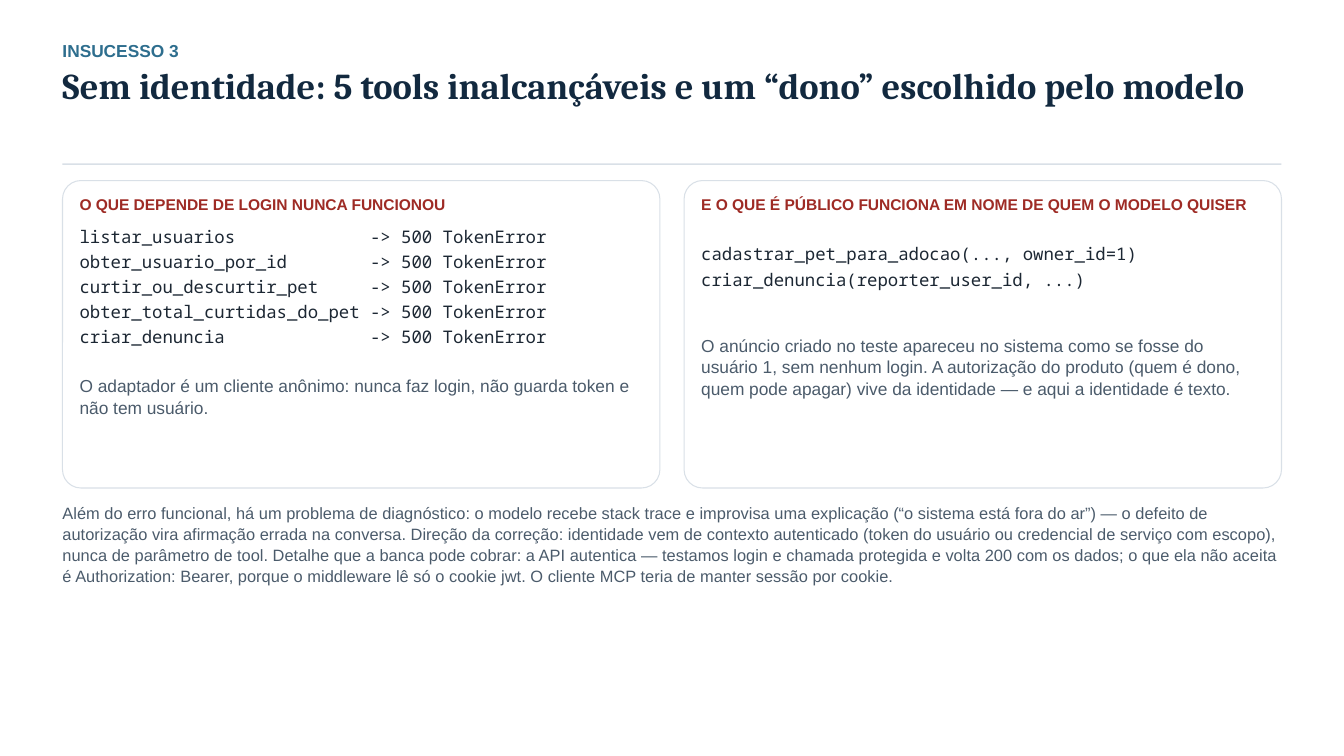
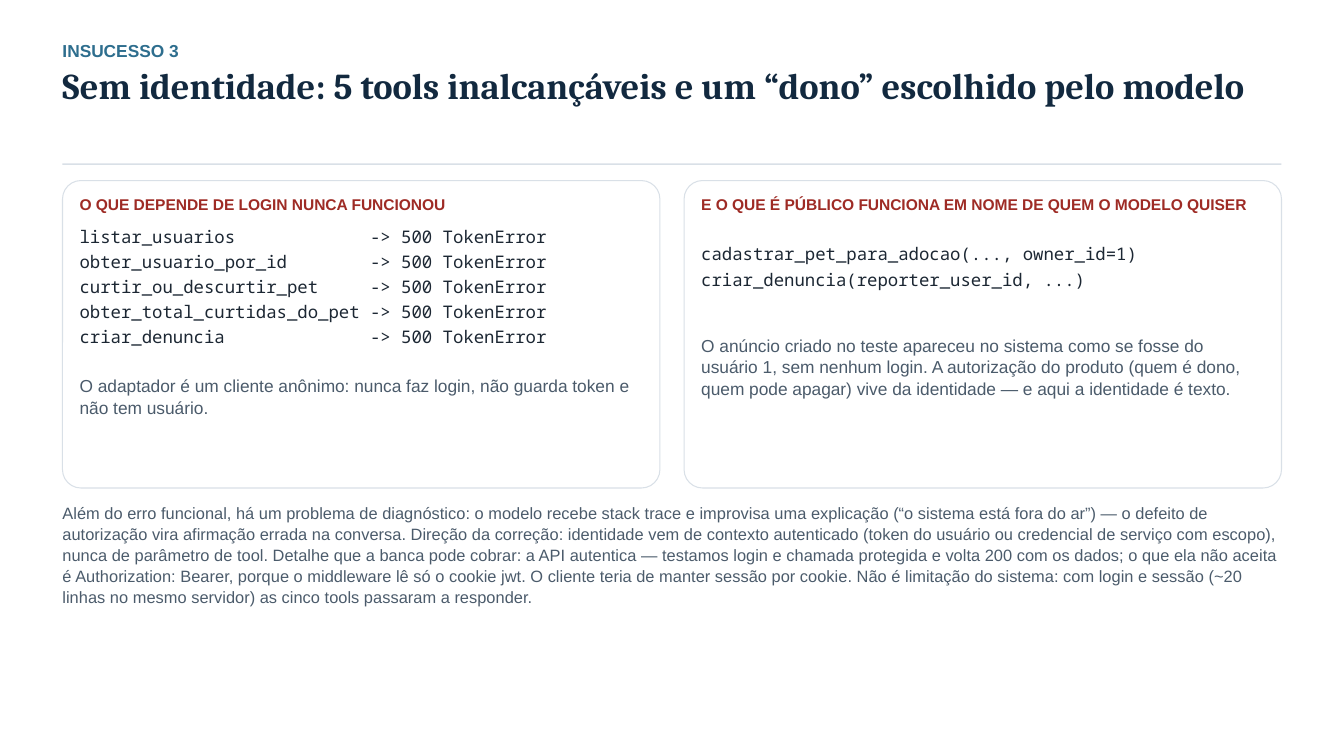
Before and after one commit to edu-correia/project-mcp-pet-adoption, a slide deck: slide 11 of docs/apresentacao-analise-pethouse-mcp.pptx. Drawn at 1344x756 pixels with LibreOffice and Linux fonts; fonts in the diff are those of the drawing. Boxes give left, top, right and bottom in pixels: in the first picture for what was removed or moved away, otherwise in the second. Text is boxed around its words. In the diff, an @@ line names an element or a change of style, - is before the commit and + after.

Commit message:
docs: prova de que o erro de autenticacao e contornavel (fix com sessao)
- com login + cookie no mesmo servidor (~20 linhas), as 5 tools passaram a
  responder; nao e limitacao do sistema
- o fix traz junto o risco ja apontado: a listagem devolveu 7 hashes bcrypt
  em 7 usuarios (agora com numero no slide de seguranca)
- roteiro: pergunta de banca 'isso tem conserto?' com essa prova

```diff
--- a/docs/apresentacao-analise-pethouse-mcp.pptx
+++ b/docs/apresentacao-analise-pethouse-mcp.pptx
@@ text at bbox=[62, 507, 1277, 603]: text changed @@
-Além do erro funcional, há um problema de diagnóstico: o modelo recebe stack trace e improvisa uma explicação (“o sistema está fora do ar”) — o defeito de autorização vira afirmação errada na conversa. Direção da correção: identidade vem de contexto autenticado (token do usuário ou credencial de serviço com escopo), nunca de parâmetro de tool. Detalhe que a banca pode cobrar: a API autentica — testamos login e chamada protegida e volta 200 com os dados; o que ela não aceita é Authorization: Bearer, porque o middleware lê só o cookie jwt. O cliente MCP teria de manter sessão por cookie.
+Além do erro funcional, há um problema de diagnóstico: o modelo recebe stack trace e improvisa uma explicação (“o sistema está fora do ar”) — o defeito de autorização vira afirmação errada na conversa. Direção da correção: identidade vem de contexto autenticado (token do usuário ou credencial de serviço com escopo), nunca de parâmetro de tool. Detalhe que a banca pode cobrar: a API autentica — testamos login e chamada protegida e volta 200 com os dados; o que ela não aceita é Authorization: Bearer, porque o middleware lê só o cookie jwt. O cliente teria de manter sessão por cookie. Não é limitação do sistema: com login e sessão (~20 linhas no mesmo servidor) as cinco tools passaram a responder.
```
Also in this commit, not shown: 1 other slide changed, 3 other files.
